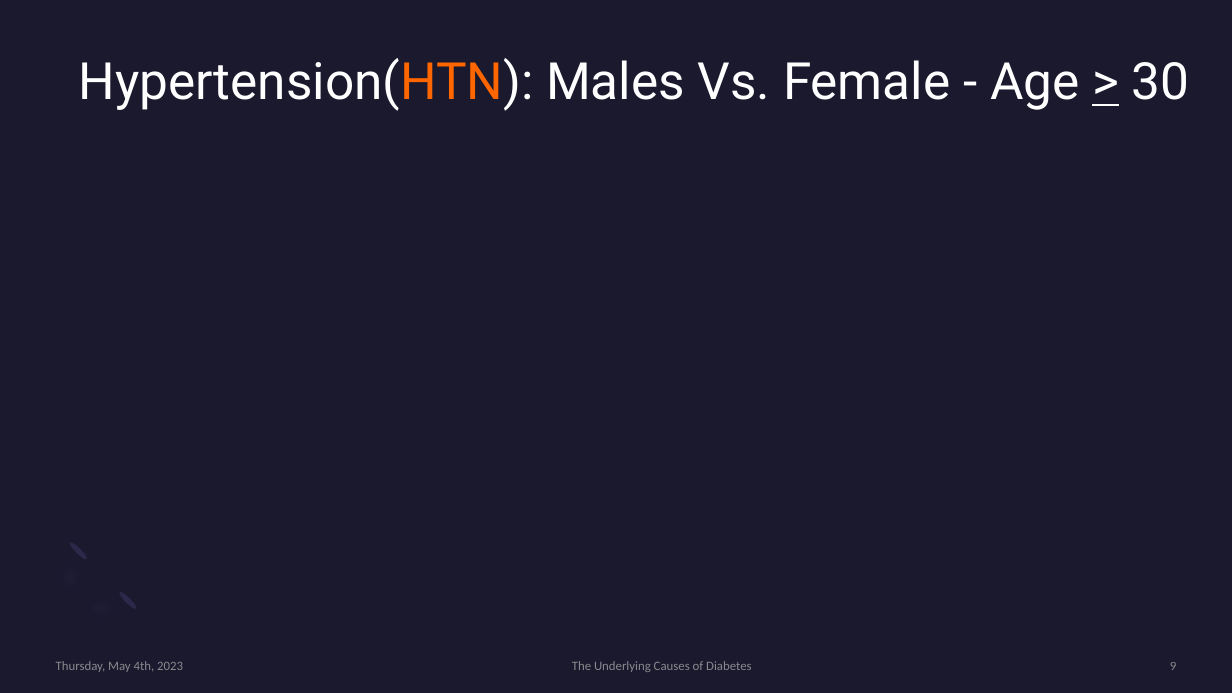
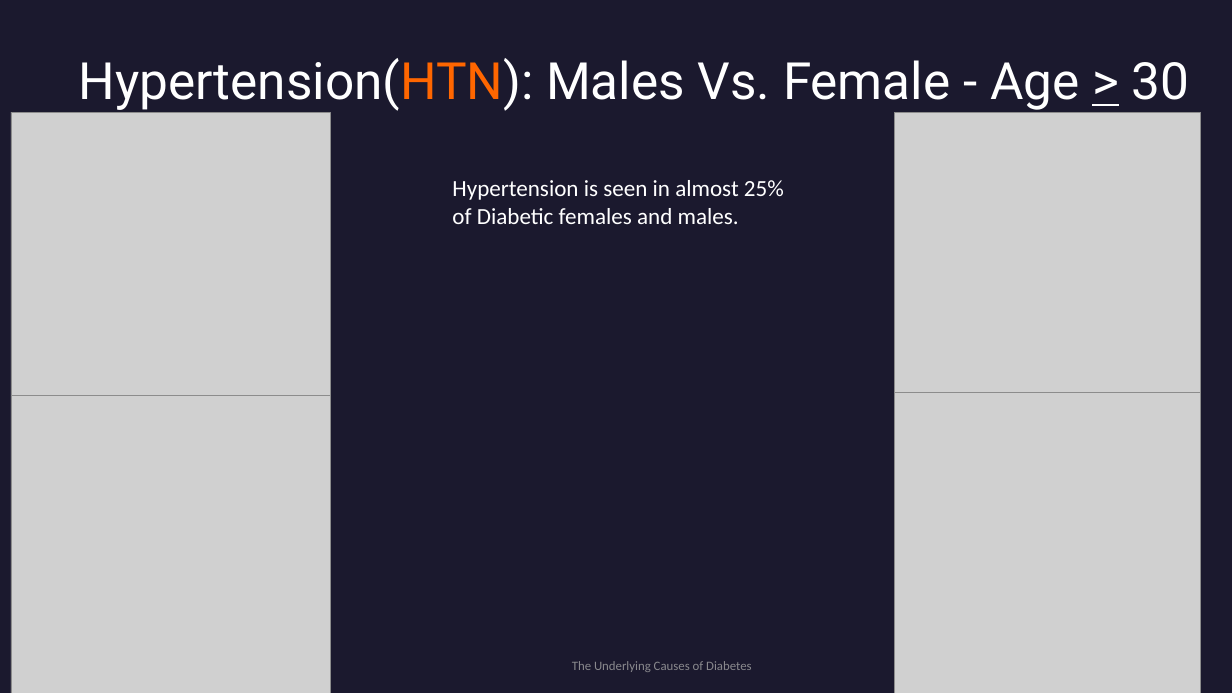
Before and after one commit to craydx/UCF_Project_1-, a slide deck: slide 7 of The Underlying Causes of Diabetes_Final.pptx (slide 9 before the commit). Drawn at 1232x693 pixels with LibreOffice and Linux fonts; fonts in the diff are those of the drawing; grey boxes stand for pictures. Boxes give left, top, right and bottom in pixels: in the first picture for what was removed or moved away, otherwise in the second. Text is boxed around its words. In the diff, an @@ line names an element or a change of style, - is before the commit and + after.

```diff
--- a/The Underlying Causes of Diabetes_Final.pptx
+++ b/The Underlying Causes of Diabetes_Final.pptx
@@ picture added at [11,112,330,396] @@
@@ picture added at [895,112,1202,396] @@
@@ text added at [452,180,784,224], 18 pt, text #FFFFFF @@
+Hypertension is seen in almost 25%
+of Diabetic females and males.
@@ picture added at [11,396,330,693] @@
@@ picture added at [895,393,1202,693] @@
@@ freeform shape removed at [36,538,140,642] @@
@@ ellipse removed at [68,540,89,561] @@
@@ ellipse removed at [117,590,138,611] @@
@@ text removed at [56,661,183,672] @@
-Thursday, May 4th, 2023
@@ page number removed at [1170,662,1176,670] @@
-9
```
Also in this commit, not shown: 4 other slides changed, 3 slides removed, 1 other file.
